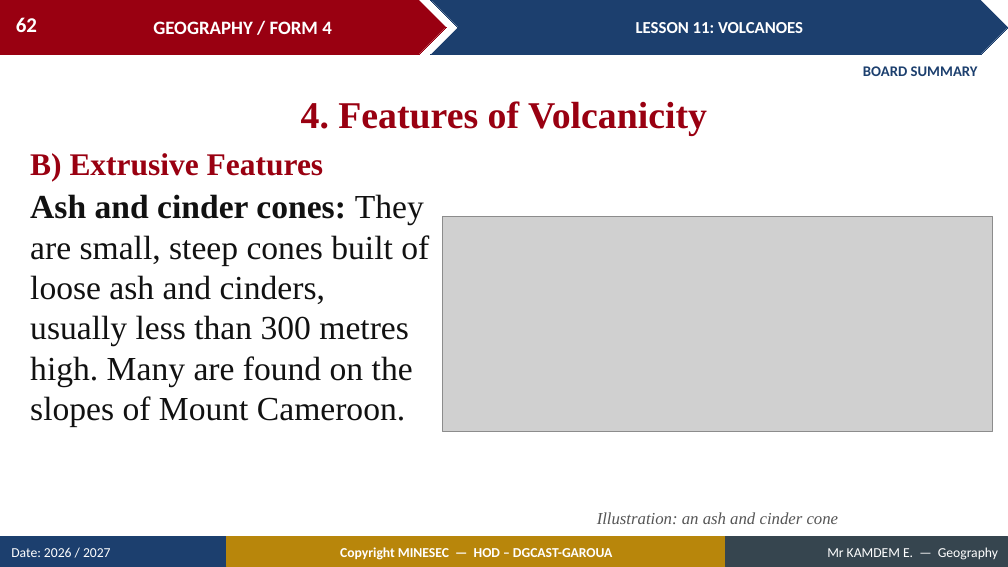
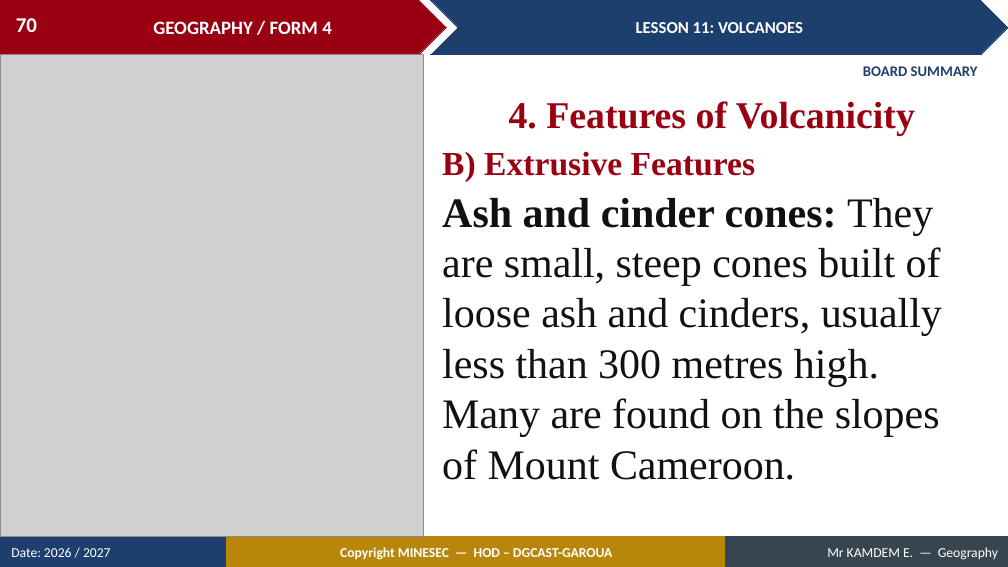
Before and after one commit to Berthautk/linea-github, a slide deck: slide 70 of lecons/F3/14_FORM4_LESSON11_Volcanoes.pptx (slide 62 before the commit). Drawn at 1008x567 pixels with LibreOffice and Linux fonts; fonts in the diff are those of the drawing; grey boxes stand for pictures. Boxes give left, top, right and bottom in pixels: in the first picture for what was removed or moved away, otherwise in the second. Text is boxed around its words. In the diff, an @@ line names an element or a change of style, - is before the commit and + after.

```diff
--- a/lecons/F3/14_FORM4_LESSON11_Volcanoes.pptx
+++ b/lecons/F3/14_FORM4_LESSON11_Volcanoes.pptx
@@ page number at [16,18,37,32]: text changed @@
-62
+70
@@ picture added at [0,54,423,537] @@
@@ text "4. Features of Volcanicity": place and size @@
-text "4. Features of Volcanicity" at [301,101,707,136]
+text "4. Features of Volcanicity" at [509,101,915,136]
@@ text "B) Extrusive Features": place and size @@
-text "B) Extrusive Features" at [30,153,324,181]
+text "B) Extrusive Features" at [442,151,755,182]
@@ text "B) Extrusive Features" at [442,151,755,182]: size 30 to 32 pt @@
@@ text "Ash and cinder cones: They ...": place and size @@
-text "Ash and cinder cones: They ..." at [30,194,429,427]
+text "Ash and cinder cones: They ..." at [442,198,942,480]
@@ text "Ash and cinder cones: They ..." at [442,198,942,480]: size 32 to 40 pt @@
@@ picture removed at [442,216,993,431] @@
@@ text removed at [597,512,839,524] @@
-Illustration: an ash and cinder cone
```
Also in this commit, not shown: 12 other slides changed, 12 slides added, 5 other files.
